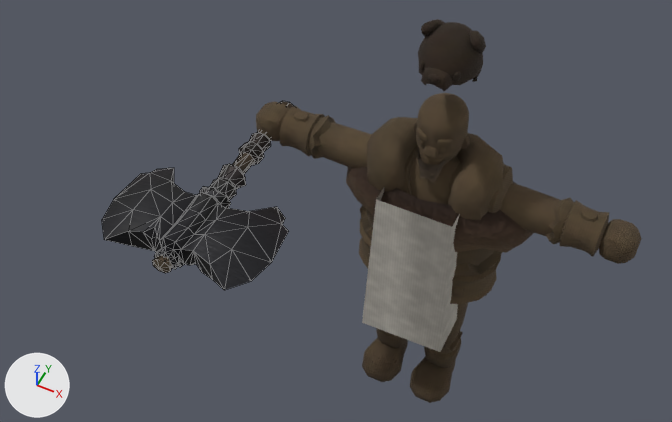
Before and after pictures for a commit that changed the glTF model csharp/Unciv.Godot/Packs/units/models/unit/Brute.glb.
One viewpoint serves both versions: a 50 mm lens placed at (0.394, -1.23, 1.982), pointed at (-0.157, -0.13, 0.606). The lights are fixed; the arrows at lower left show +X, +Y and +Z. The picture after the commit comes second. Mesh edges are drawn as thin lines on the coarser meshes. Where no turn or scale is listed for an object, it has been applied to the vertices.

The first picture shows '2H_Axe', 'Barbarian_Hat', 'Warrior'.
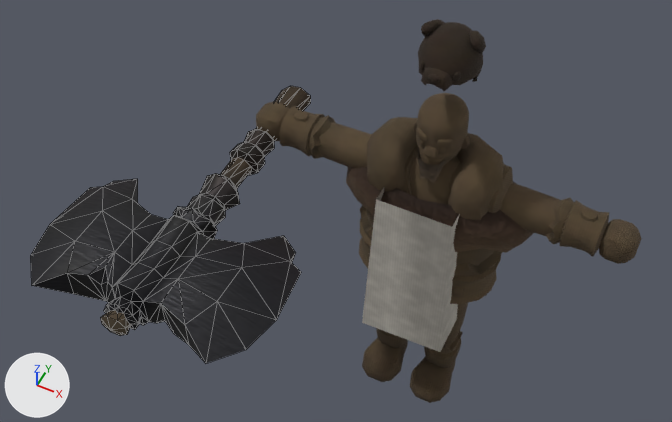
Location of each change, [x1, y1, x2, y2] in pixels of the pictures (672 x 422 px):
'2H_Axe', moved, rescaled (46% wider, 46% taller)
    before: [102, 101, 293, 290]
    after: [31, 86, 311, 363]

The change in detail:
Object '2H_Axe' (ob_2h_axe) moves from (-0.371, -0.058, 0.637) to (-0.371, -0.062, 0.637).
Object '2H_Axe' (ob_2h_axe) is rescaled from (0.285, 0.285, 0.285) to (0.399, 0.399, 0.399).
